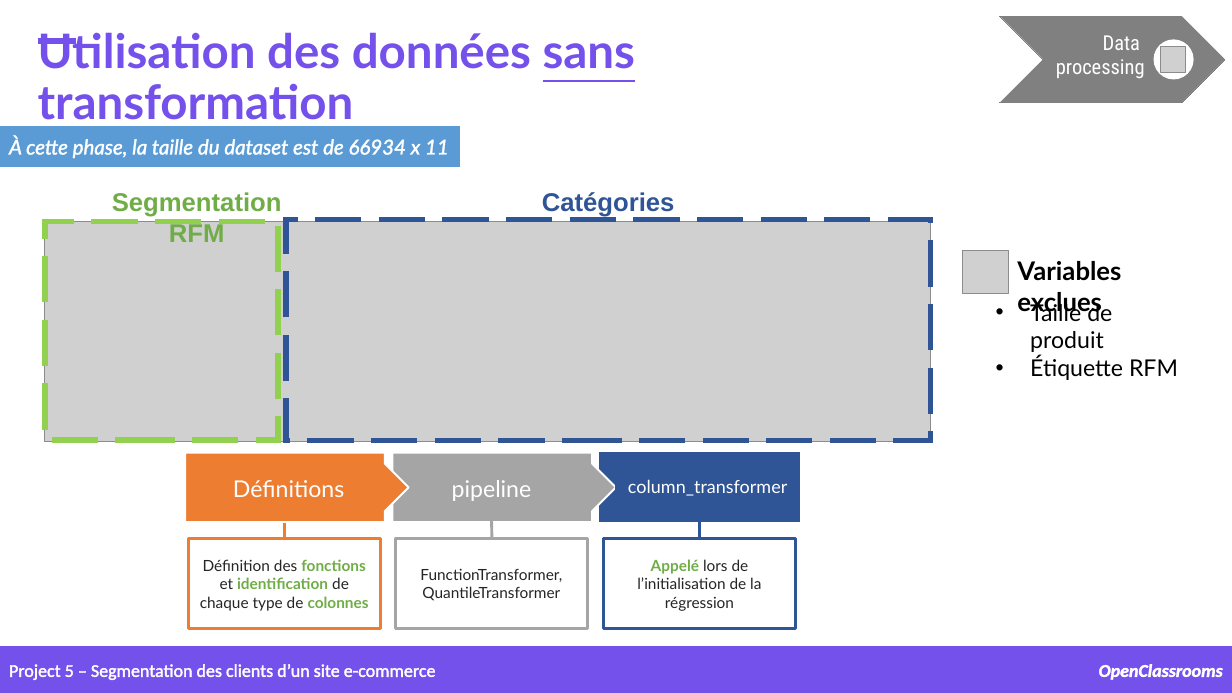
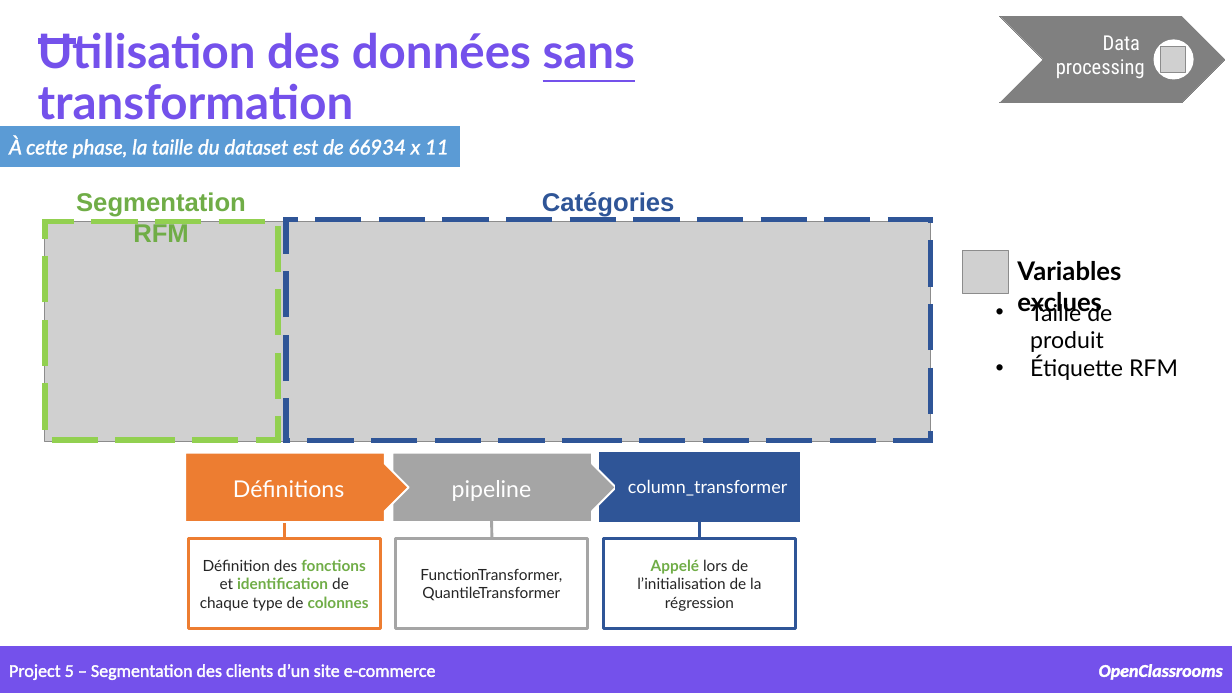
Before and after one commit to samirhinojosa/OC-P5-segment-customers-of-website, a slide deck: slide 24 of supports/P5_presentation v2.pptx. Drawn at 1232x693 pixels with LibreOffice and Linux fonts; fonts in the diff are those of the drawing; grey boxes stand for pictures; background and template pictures are left out. Boxes give left, top, right and bottom in pixels: in the first picture for what was removed or moved away, otherwise in the second. Text is boxed around its words. In the diff, an @@ line names an element or a change of style, - is before the commit and + after.

```diff
--- a/supports/P5_presentation v2.pptx
+++ b/supports/P5_presentation v2.pptx
@@ text "Segmentation RFM": place and size @@
-text "Segmentation RFM" at bbox=[112, 192, 282, 242]
+text "Segmentation RFM" at bbox=[76, 192, 246, 242]
```
Also in this commit, not shown: 9 other slides changed, 25 other files.
